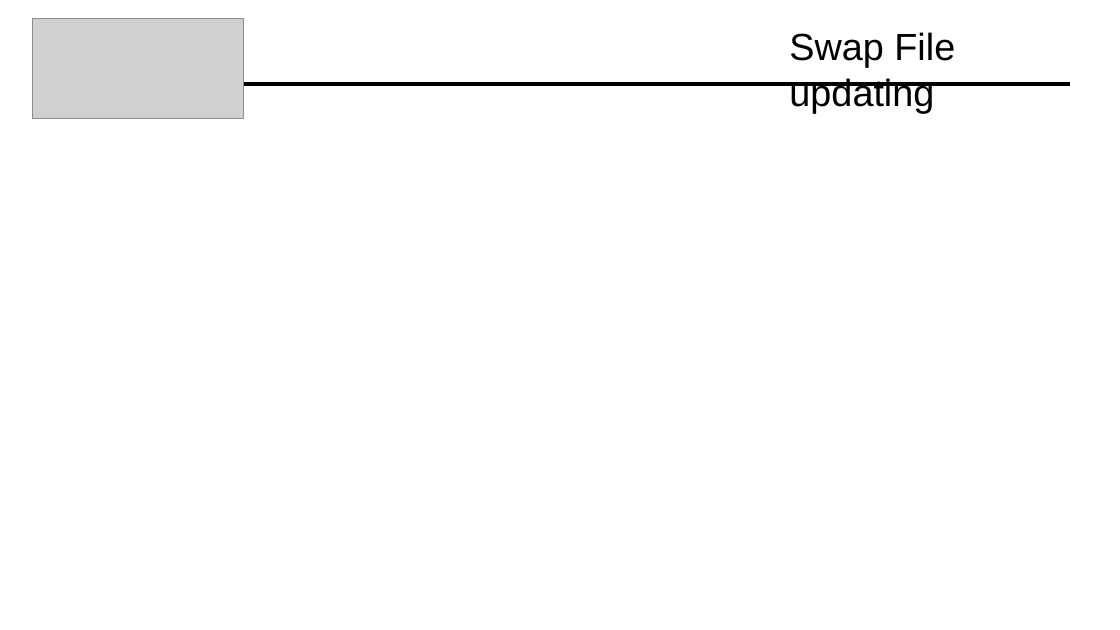
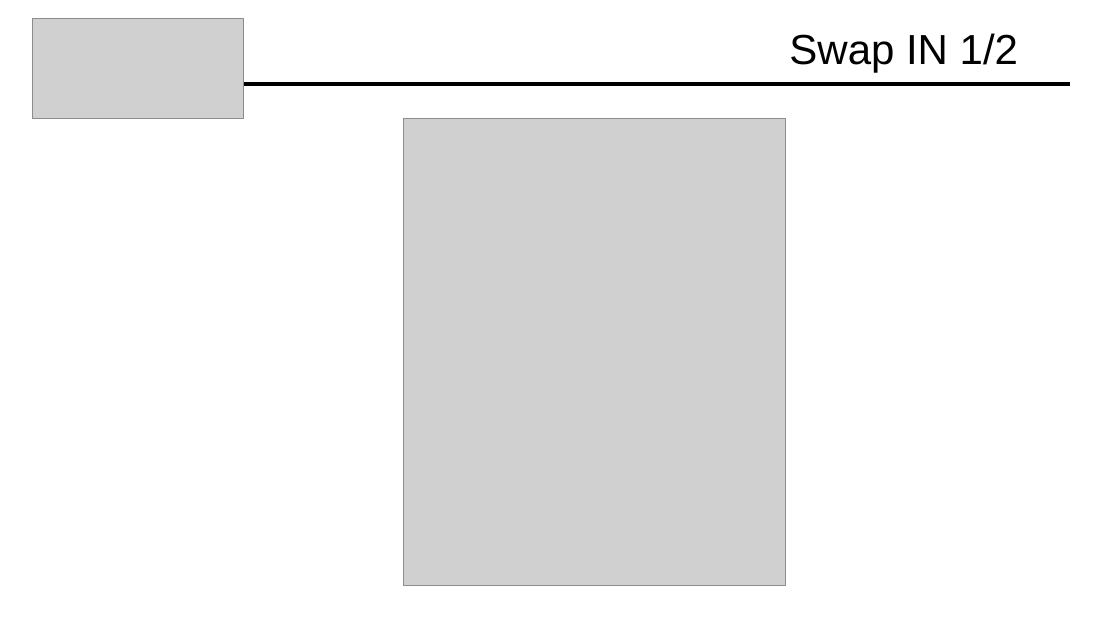
Before and after one commit to Davide619/OS161, a slide deck: slide 32 of Presentazione Progetto OS161.pptx (slide 31 before the commit). Drawn at 1120x630 pixels with LibreOffice and Linux fonts; fonts in the diff are those of the drawing; grey boxes stand for pictures. Boxes give left, top, right and bottom in pixels: in the first picture for what was removed or moved away, otherwise in the second. Text is boxed around its words. In the diff, an @@ line names an element or a change of style, - is before the commit and + after.

```diff
--- a/Presentazione Progetto OS161.pptx
+++ b/Presentazione Progetto OS161.pptx
@@ title at (x1=789, y1=33, x2=1018, y2=73): text changed; size 32.4 to 36 pt @@
-Swap File updating
+Swap IN 1/2
@@ picture added at (x1=403, y1=118, x2=786, y2=586) @@
```
Also in this commit, not shown: 8 other slides changed, 2 slides added, 2 other files.
